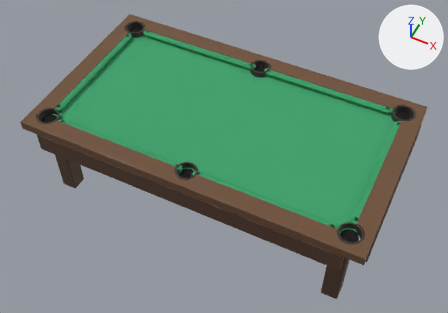
The glTF model game/assets/models/table_pool.glb, before and after one commit.
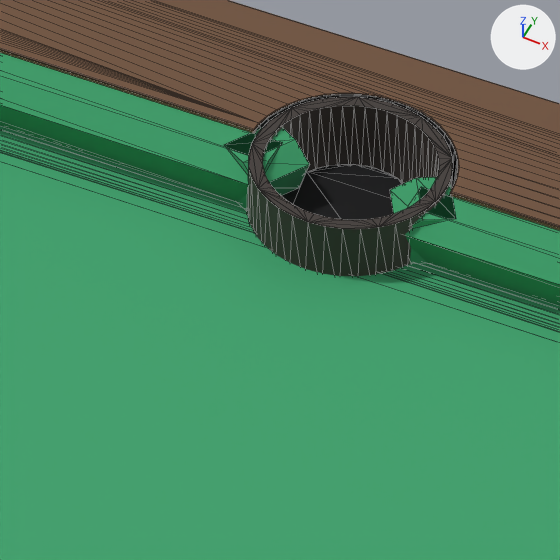
The first picture shows the older version from a camera (50 mm lens) standing at (1.64, -3.32, 3.66) and looking at (0.0, -0.05, -0.42). The close-ups show the older and then the newer version on the part from 51% to 63% of the width and 16% to 33% of the height of that picture. Only the edits that show in the close-ups are written down. The lights are fixed; the arrows at upper right show +X, +Y and +Z. The close-ups show mesh edges as thin lines.

The first close-up shows 'Bed', 'Casting4', 'Cushion0', 'Cushion1', 'Cushion14', 'Cushion15', 'Hole4', 'Rails'.
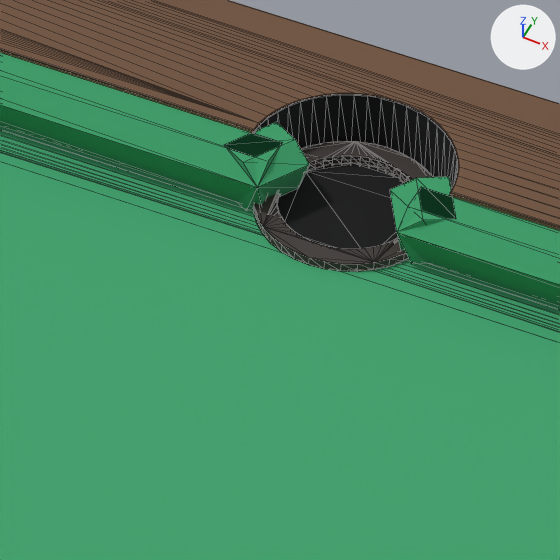
Boxes [x1, y1, x2, y2] around the edits, measured in the close-ups (560 x 560 px):
'Casting4', deleted
    before: [247, 97, 453, 276]
'Collar4', added
    after: [254, 141, 433, 272]

What the commit changed:
Mesh me_cylinder_034 is new.
It has 169 vertices, 338 faces and spans x -0.081..0.081, y -0.081..0.081, z -0.004..0.004.
It uses material mat_leather (dark grey #3c3530).
Object 'Casting4' (ob_casting4) is deleted.
Object 'Collar4' (ob_collar4) is new; it shows me_cylinder_034.
Its location is (0.0, 0.683, 0.004).
